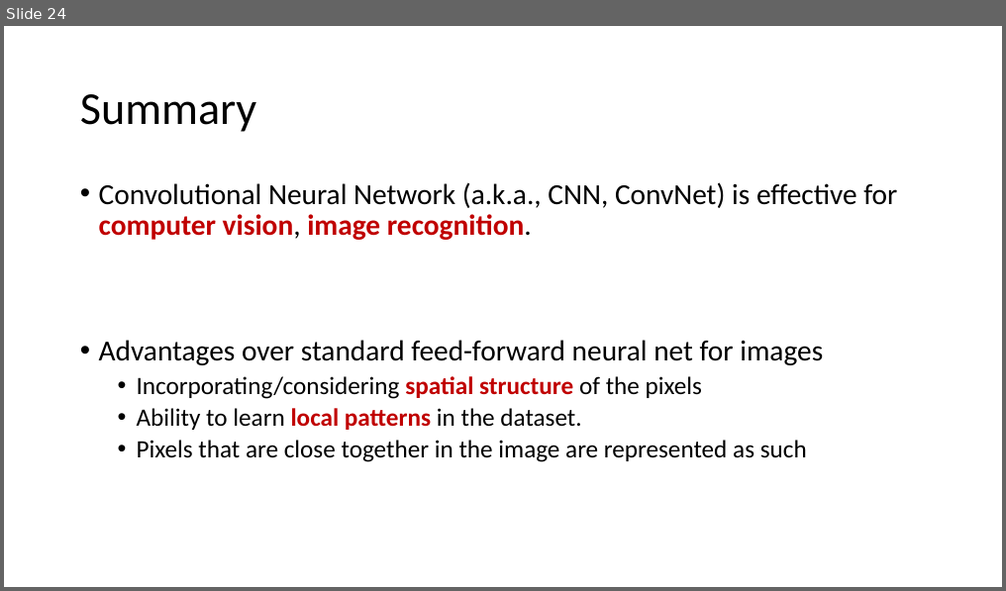
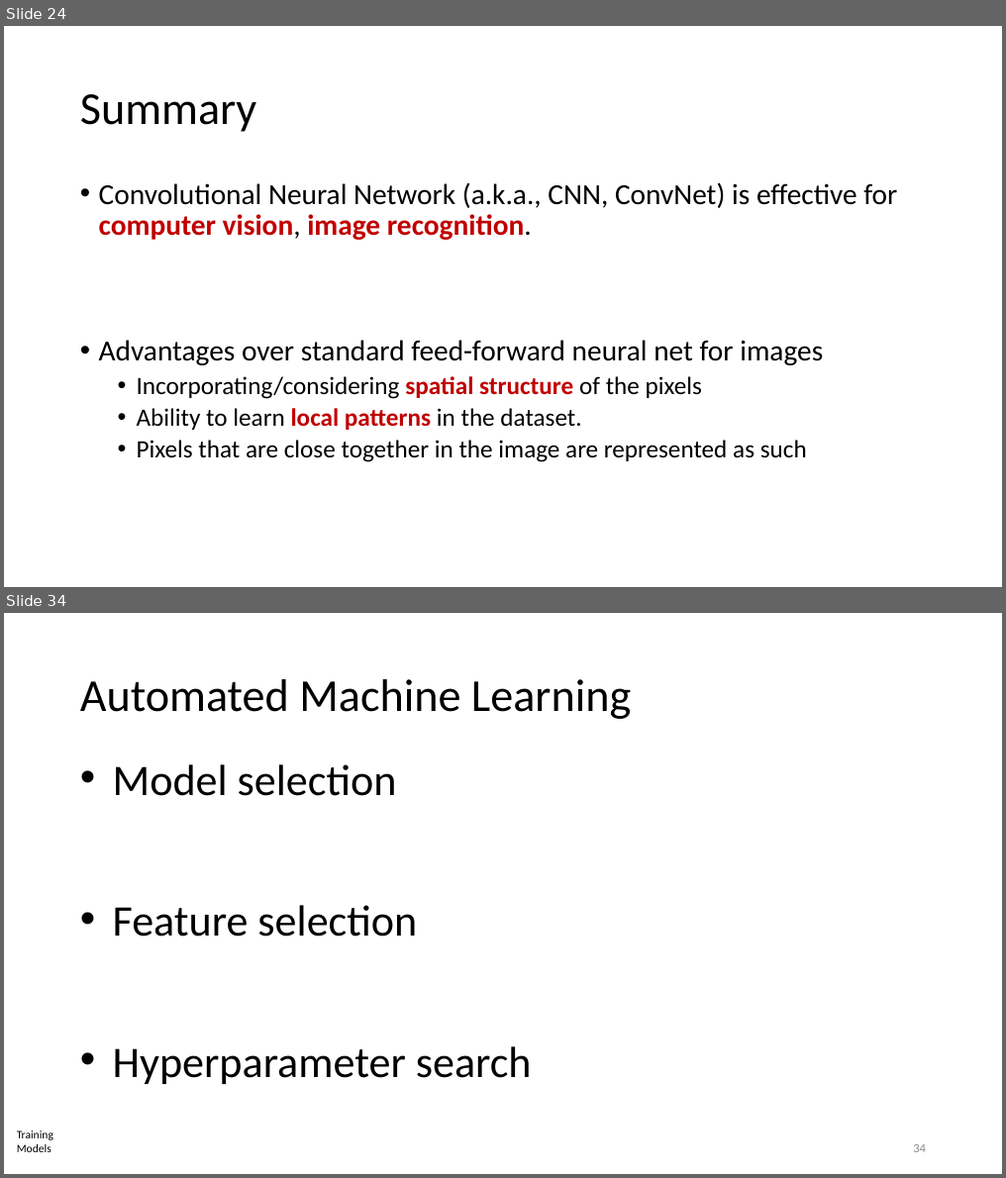
Before and after one commit to noise-lab/ml-systems, a slide deck: docs/slides/13-Deep-Learning.pptx. Shown one above the other, each under a label of ours: slide 24 before the commit, slides 24 and 34 after it; the slides between them are not shown. The pictures are 1006x591 and 1006x1178 pixels, drawn with LibreOffice and Linux fonts; fonts in the diff are those of the drawing. Boxes give left, top, right and bottom in pixels: in the first picture for what was removed or moved away, otherwise in the second. Text is boxed around its words. In the diff, an @@ line names an element or a change of style, - is before the commit and + after.

```diff
--- a/docs/slides/13-Deep-Learning.pptx
+++ b/docs/slides/13-Deep-Learning.pptx
@@ slide 34 added at (4,613,1002,1174), background #FFFFFF @@
@@ title added at (80,679,631,719), 44 pt, text #000000 @@
+Automated Machine Learning
@@ text added at (113,764,532,1084), 42 pt, text #000000 @@
+• Model selection
+• Feature selection
+• Hyperparameter search
@@ text added at (17,1131,54,1153), 11 pt, text #000000 @@
+Training
+Models
@@ page number added at (913,1145,926,1153), 12 pt, text #8C8C8C @@
+34
```
Also in this commit, not shown: 16 other slides added, 4 other files.
